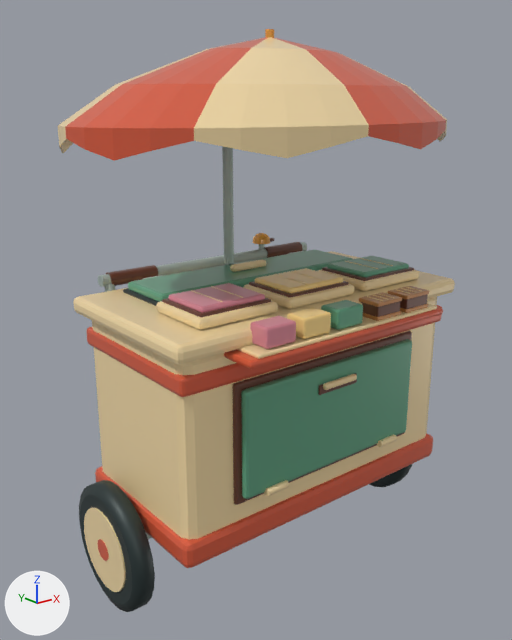
One commit to the glTF model models/ice-cream-cart-potong/exports/optimized.glb: the scene before it, then after it.
Camera for both pictures: a 50 mm lens placed at (-1.497, -1.778, 1.6), pointed at (-0.05, 0.031, 0.877). Lighting does not change. The marker at lower left points along +X, +Y and +Z. The first picture is the older version. Where no turn or scale is listed for an object, it has been applied to the vertices. Vertices at exactly the same position are counted once.

Objects in the first picture: 'CART_InsulatedBoxWheelsHandleBell', 'FLAVOUR_ThreeTubs', 'SERVICE_Flap', 'TRAY_BarsAndWafers', 'UMBRELLA_Canopy'.
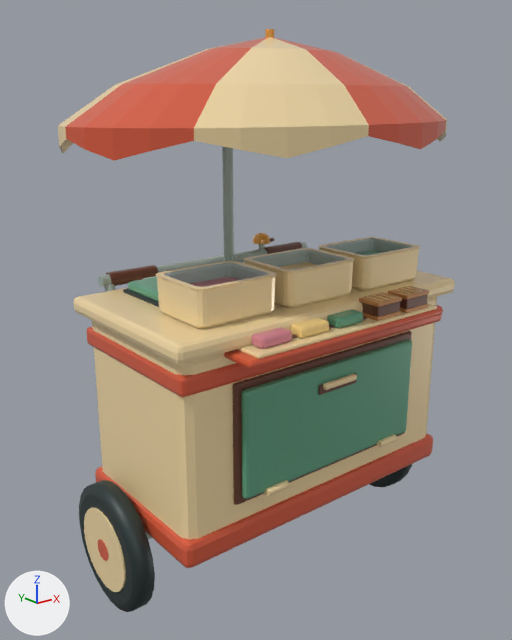
Pixel boxes (x1, y1, x2, y2) of what changed, in the pictures (512 x 640 px):
'FLAVOUR_ThreeTubs', reshaped (24% taller): before (156, 256, 419, 330); after (155, 237, 420, 329)
part 1 of me_flavour_threetubs, rebuilt: before (156, 301, 278, 330); after (155, 261, 277, 329)
part 2 of me_flavour_threetubs, rebuilt: before (243, 284, 354, 309); after (244, 248, 355, 308)
part 3 of me_flavour_threetubs, rebuilt (mostly hidden afterwards): before (255, 268, 343, 293); after (280, 262, 316, 270)
part 4 of me_flavour_threetubs, rebuilt: before (318, 270, 419, 291); after (318, 237, 420, 291)
part 5 of me_flavour_threetubs, rebuilt (mostly hidden afterwards): before (327, 256, 409, 277); after (355, 250, 383, 255)
part 6 of me_flavour_threetubs, rebuilt: before (162, 298, 271, 317); after (191, 276, 239, 287)
part 7 of me_flavour_threetubs, deleted (pink): before (168, 258, 414, 312)
part 8 of me_tray_barsandwafers, rebuilt (13% narrower, 32% shorter): before (250, 316, 296, 349); after (252, 327, 292, 349)
part 9 of me_tray_barsandwafers, rebuilt (13% narrower, 36% shorter): before (287, 307, 331, 339); after (291, 318, 329, 338)
part 10 of me_tray_barsandwafers, rebuilt (14% narrower, 35% shorter): before (321, 300, 363, 330); after (327, 309, 363, 328)

What the commit changed:
me_flavour_threetubs is used by ob_flavour_threetubs; location (0.0, 0.0, 0.0).
me_flavour_threetubs had 576 vertices, 1092 faces and spanned x -0.467..0.467, y -0.245..-0.011, z 0.992..1.051.
me_flavour_threetubs now has 504 vertices, 984 faces and spans x -0.471..0.471, y -0.249..-0.007, z 0.992..1.11.
me_flavour_threetubs part 1: the loose piece of 56 vertices spanning x -0.467..-0.182, y -0.245..-0.011, z 0.992..1.026 is rebuilt with 112 vertices and now spans x -0.471..-0.179, y -0.249..-0.007, z 0.992..1.11.
me_flavour_threetubs part 2: the loose piece of 56 vertices spanning x -0.142..0.142, y -0.245..-0.011, z 0.992..1.026 is rebuilt with 112 vertices and now spans x -0.146..0.146, y -0.249..-0.007, z 0.992..1.11.
me_flavour_threetubs part 3: the loose piece of 56 vertices spanning x -0.115..0.115, y -0.218..-0.038, z 1.027..1.049 is rebuilt with 56 vertices and now spans x -0.116..0.116, y -0.219..-0.037, z 1.01..1.07.
me_flavour_threetubs part 4: the loose piece of 56 vertices spanning x 0.183..0.467, y -0.245..-0.011, z 0.992..1.026 is rebuilt with 112 vertices and now spans x 0.179..0.471, y -0.249..-0.007, z 0.992..1.11.
me_flavour_threetubs part 5: the loose piece of 56 vertices spanning x 0.21..0.44, y -0.218..-0.038, z 1.027..1.049 is rebuilt with 56 vertices and now spans x 0.209..0.441, y -0.219..-0.037, z 1.01..1.07.
me_flavour_threetubs part 6: the loose piece of 56 vertices spanning x -0.452..-0.198, y -0.23..-0.026, z 1.022..1.034 is rebuilt with 56 vertices and now spans x -0.441..-0.209, y -0.219..-0.037, z 1.01..1.07.
me_flavour_threetubs part 7: 9 loose pieces with 240 vertices, spanning x -0.44..0.452, y -0.23..-0.026, z 1.022..1.051, are deleted.
me_tray_barsandwafers is used by ob_tray_barsandwafers; location (0.0, 0.0, 0.0).
me_tray_barsandwafers had 688 vertices, 1308 faces and spanned x -0.41..0.41, y -0.398..-0.268, z 0.91..1.009.
me_tray_barsandwafers now has 856 vertices, 1632 faces and spans x -0.41..0.41, y -0.398..-0.268, z 0.91..1.003.
me_tray_barsandwafers part 8: the loose piece of 56 vertices spanning x -0.339..-0.231, y -0.379..-0.301, z 0.947..1.009 is rebuilt with 56 vertices and now spans x -0.346..-0.234, y -0.366..-0.314, z 0.945..0.979.
me_tray_barsandwafers part 9: the loose piece of 56 vertices spanning x -0.204..-0.096, y -0.379..-0.301, z 0.947..1.009 is rebuilt with 56 vertices and now spans x -0.201..-0.089, y -0.366..-0.314, z 0.945..0.979.
me_tray_barsandwafers part 10: the loose piece of 56 vertices spanning x -0.069..0.039, y -0.379..-0.301, z 0.947..1.009 is rebuilt with 56 vertices and now spans x -0.056..0.056, y -0.366..-0.314, z 0.945..0.979.
Other edits to the shape of me_tray_barsandwafers do not show in these pictures.
